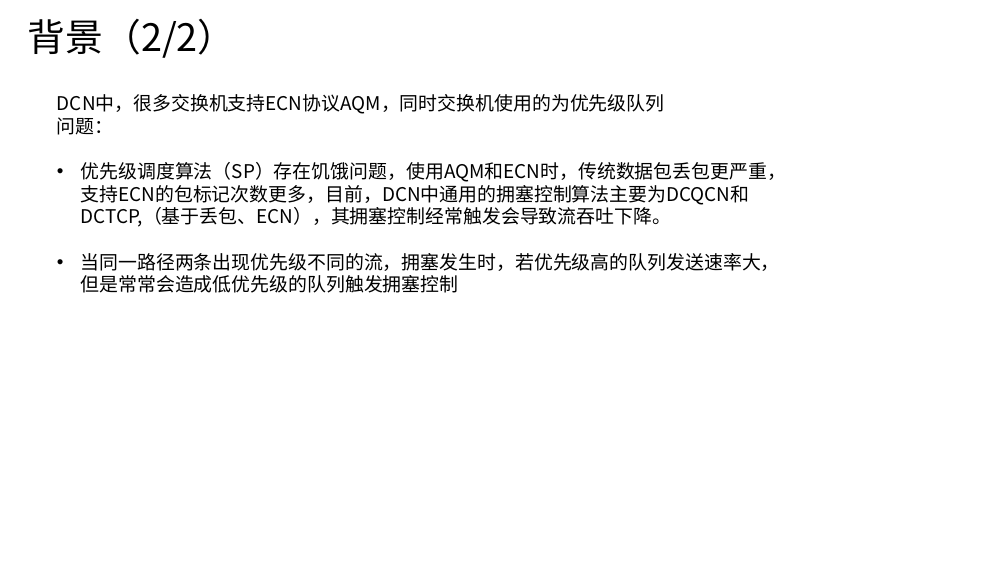
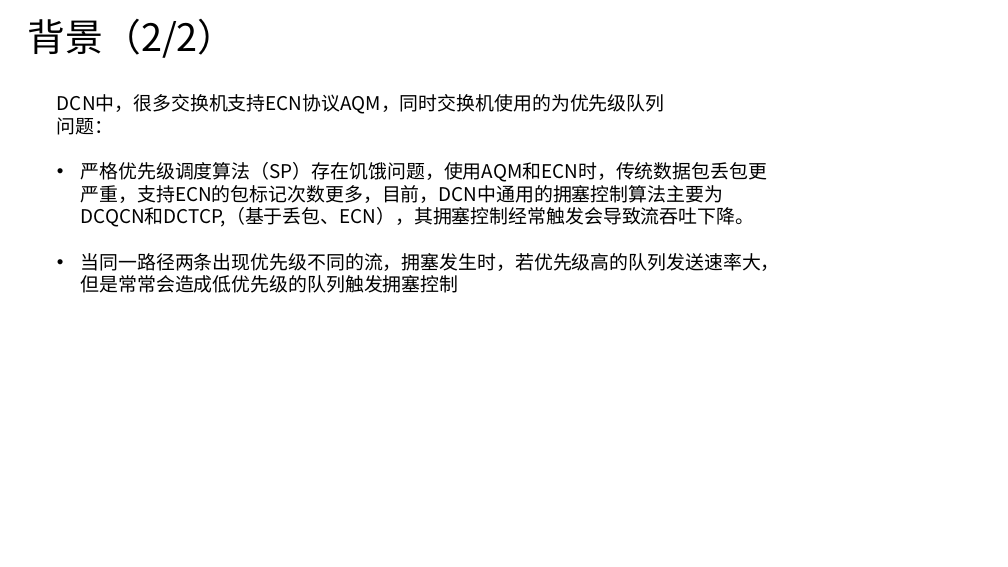
Before and after one commit to JinPeng-Zhang/RMAB, a slide deck: slide 3 of PPT/算法整理.pptx. Drawn at 1008x567 pixels with LibreOffice and Linux fonts; fonts in the diff are those of the drawing. Boxes give left, top, right and bottom in pixels: in the first picture for what was removed or moved away, otherwise in the second. Text is boxed around its words. In the diff, an @@ line names an element or a change of style, - is before the commit and + after.

Commit message:
v3.1
调度器优化

```diff
--- a/PPT/算法整理.pptx
+++ b/PPT/算法整理.pptx
@@ text at box(81, 162, 768, 227): text changed @@
-• 优先级调度算法（SP）存在饥饿问题，使用AQM和ECN时，传统数据包丢包更严重，支持ECN的包标记次数更多，目前，DCN中通用的拥塞控制算法主要为DCQCN和DCTCP,（基于丢包、ECN），其拥塞控制经常触发会导致流吞吐下降。
+• 严格优先级调度算法（SP）存在饥饿问题，使用AQM和ECN时，传统数据包丢包更严重，支持ECN的包标记次数更多，目前，DCN中通用的拥塞控制算法主要为DCQCN和DCTCP,（基于丢包、ECN），其拥塞控制经常触发会导致流吞吐下降。
```
Also in this commit, not shown: 13 other slides changed, 7 slides added, 9 other files.
